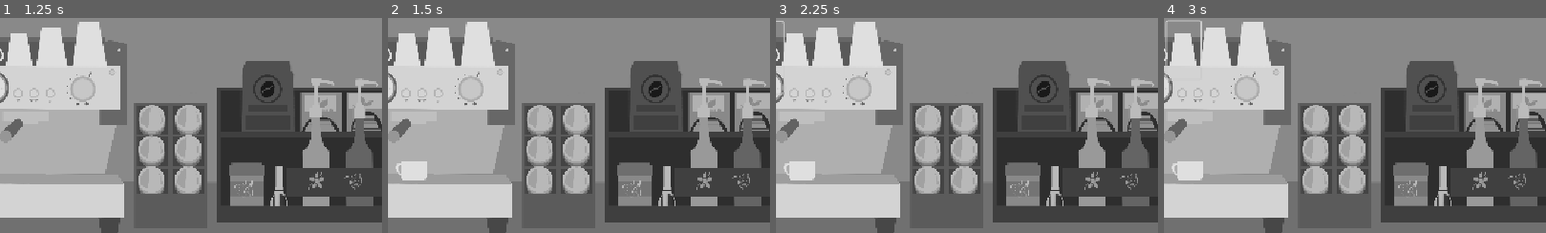
Above: before the commit, frames 1-4 (left to right).
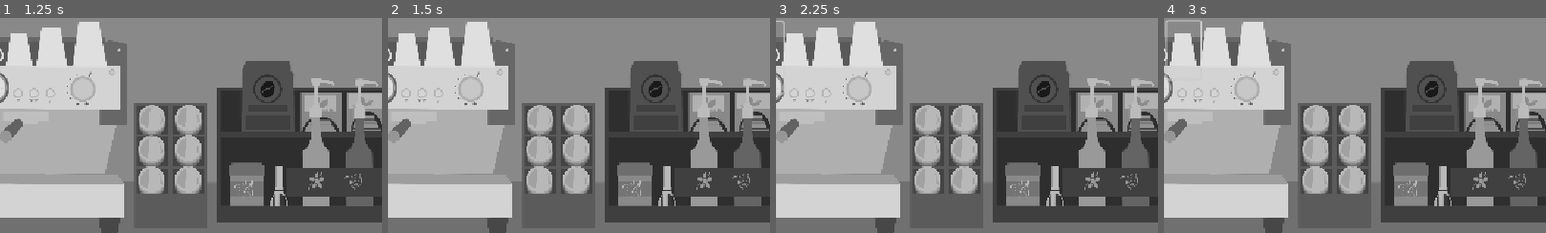
Above: after the commit, the same moments.

Repository: nyan-kaaaat/Mocha-and-Monsters
Game: Godot game, scene res://controller/MainMenu.tscn
Two runs of this game, one before a commit and one after it. Both use one fixed random seed, a clock stepped at 60 frames per second and the inputs below.
Inputs (mouse positions are % of the whole screen's width and height, from its top left):
- Up to frame 1 (1.25 s): click "Start" at 0.5 s
- Up to frame 2 (1.5 s): click (32, 27) at 1.25 s
- Up to frame 3 (2.25 s): click (36, 27) at 2 s
- Up to frame 4 (3 s): click (40, 25) at 2.75 s
The pictures show only the part of the screen within x 38-88%, y 18-68%; the shares and areas given below are measured in that part.

Frame 1 is identical in both runs. In frame 2, 0.6% of the frame differs, in the area x 2-11%, y 66-76%; in frame 3, 0.6%; in frame 4, 0.6%.

Commit message:
copy pasted code

Diff:
--- a/mocha-and-monsters-game/controller/game.gd
+++ b/mocha-and-monsters-game/controller/game.gd
@@ -1,6 +1,4 @@
 extends Node2D
-
-var Order = load("res://controller/order.gd")
 
 var order
 
@@ -42,13 +40,16 @@
 func _on_cup_size_pressed() -> void:
 	var cup4oz_instance = cup4oz.instantiate()
 	cup4oz_instance.position = Vector2(471.0, 343.0)
-	add_child(cup4oz_instance)
 	order.setCup(cup4oz_instance)
 
 
 
 func _on_cup_size_small_pressed() -> void:
-	print("small cup pressed")
+	# create cup object and change this to reflect the new
+	# object later
+	var cup4oz_instance = cup4oz.instantiate()
+	cup4oz_instance.position = Vector2(471.0, 343.0)
+	order.setCup(cup4oz_instance)
 
 
 func _on_cup_size_medium_pressed() -> void:
